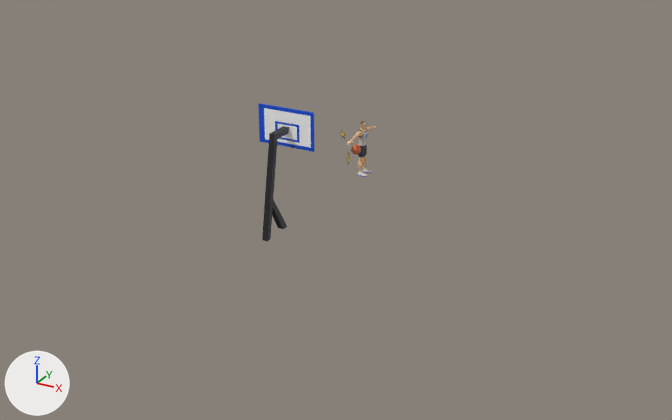
Before and after pictures for a commit that changed the FBX model Assets/Нейротехнолоджи project/Models/man/Мяч кольцо/myach  ne popal.fbx.
Both versions are drawn from a camera (50 mm lens) standing at (2.53, -4.95, 2.18) and looking at (-0.04, -0.27, -0.16). The axes (+X, +Y, +Z) are drawn at lower left. The lights are the same throughout. The picture after the commit comes second. Where no turn or scale is listed for an object, it has been applied to the vertices.

Script lines for the objects in view, before the commit:
```python
me_mesh_001 = bpy.data.meshes.new('Mesh.001')
me_mesh_001.from_pydata(...)  # a box spanning x -0.172..0.172, y -0.004..0.004, z -0.108..0.108
me_mesh_001.materials.append(mat_lambert2)  # picture img_texture_basketball002_png
me_mesh_005 = bpy.data.meshes.new('Mesh.005')
me_mesh_005.from_pydata(...)  # 28 vertices, 52 faces; spans x -0.02..0.023, y -0.155..0.097, z -0.282..0.297
me_mesh_005.materials.append(mat_lambert2)  # picture img_texture_basketball002_png
ob_pcube1 = bpy.data.objects.new('pCube1', me_mesh_001)
ob_pcube1.location = (0.0, -0.906, 0.577)
ob_pcube4 = bpy.data.objects.new('pCube4', me_mesh_005)
ob_pcube4.location = (0.006, -1.01, 0.292)
```
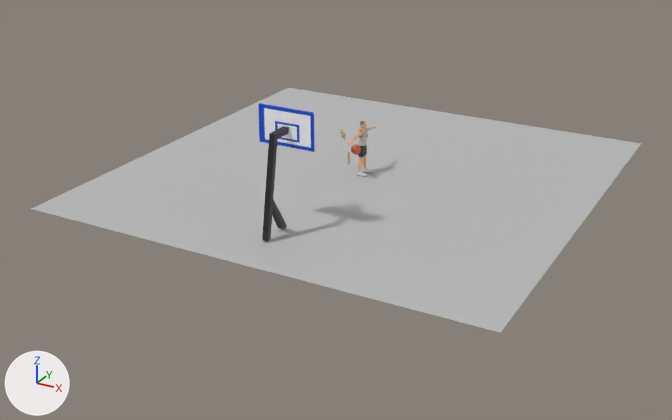
Location of each change, [x1, y1, x2, y2] in pixels of the pictures (672 x 420 px):
'pPlane1', added: after [31, 88, 641, 333]

The change, as a diff of the scene's bpy script:
```diff
--- a/Assets/Нейротехнолоджи project/Models/man/Мяч кольцо/myach  ne popal.fbx.py
+++ b/Assets/Нейротехнолоджи project/Models/man/Мяч кольцо/myach  ne popal.fbx.py
@@ mat_lambert1 @@
+mat_lambert1 = principled_material('lambert1')
+mat_lambert1.base_color = (0.5, 0.5, 0.5)  # grey #bcbcbc
@@ me_mesh_1 @@
+me_mesh_1.from_pydata(...)  # 121 vertices, 200 faces; spans x -1.44..1.44, y -1.44..1.44, z 0.0
+me_mesh_1.materials.append(mat_lambert1)  # grey #bcbcbc
@@ ob_pplane1 @@
+ob_pplane1 = bpy.data.objects.new('pPlane1', me_mesh_1)
+ob_pplane1.location = (0.0, 0.0, 0.0)
```
